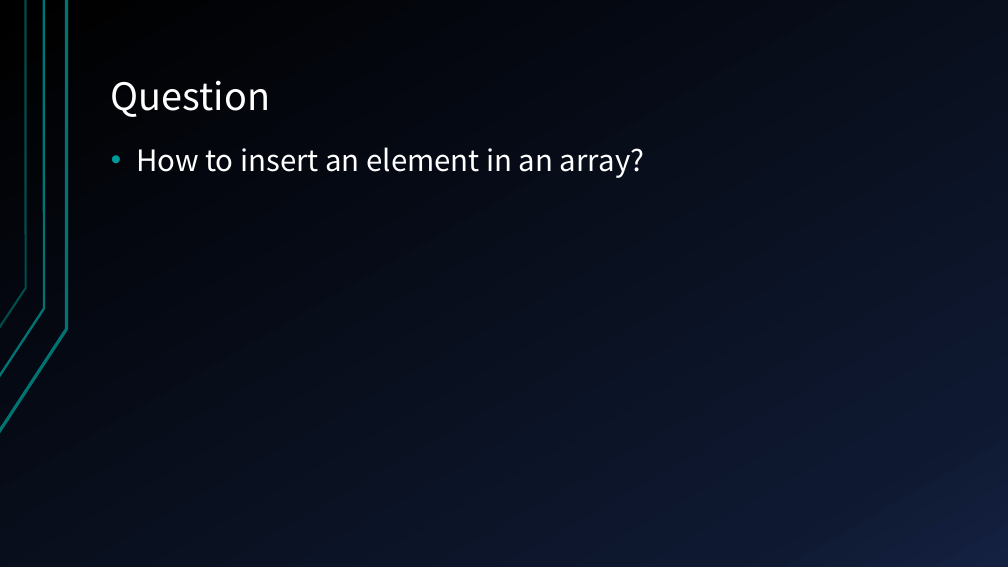
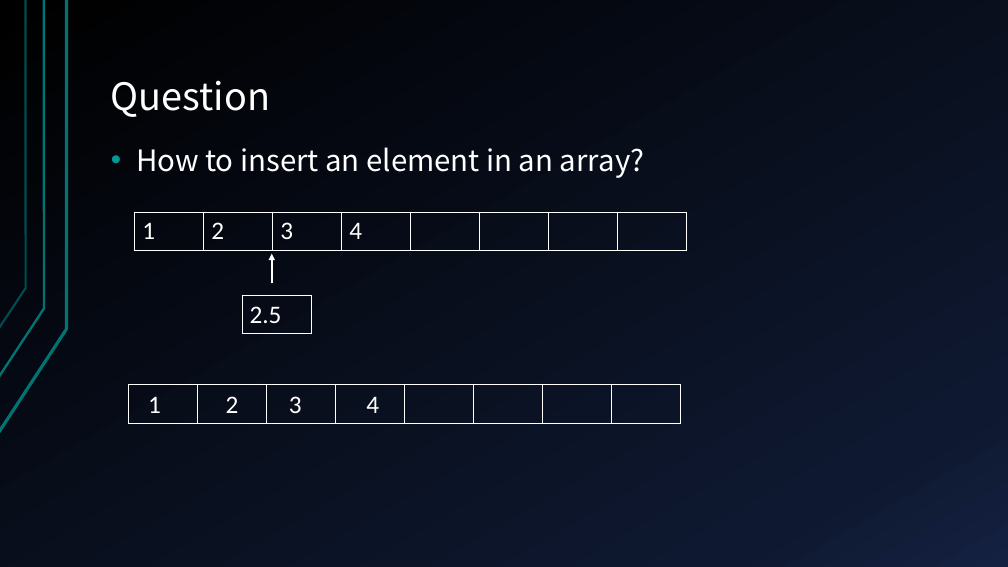
Before and after one commit to Aaron-Cai/C-basis, a slide deck: slide 3 of slide/C Programming Language 2015-1-23.pptx. Drawn at 1008x567 pixels with LibreOffice and Linux fonts; fonts in the diff are those of the drawing. Boxes give left, top, right and bottom in pixels: in the first picture for what was removed or moved away, otherwise in the second. Text is boxed around its words. In the diff, an @@ line names an element or a change of style, - is before the commit and + after.

Commit message:
modify ppt

```diff
--- a/slide/C Programming Language 2015-1-23.pptx
+++ b/slide/C Programming Language 2015-1-23.pptx
@@ table added at (x1=135, y1=212, x2=685, y2=250), 1 rows, 8 columns @@
+1 | 2 | 3 | 4 |  |  |  | 
@@ arrow added from (271, 284) to (271, 254), #FFFFFF 2 pt @@
@@ table added at (x1=242, y1=296, x2=311, y2=333), 1 rows, 1 columns @@
+2.5
@@ table added at (x1=129, y1=385, x2=679, y2=423), 1 rows, 8 columns @@
+ |  |  |  |  |  |  | 
@@ text added at (x1=148, y1=396, x2=161, y2=413), 24 pt, text #FFFFFF @@
+1
@@ text added at (x1=226, y1=396, x2=239, y2=413), 24 pt, text #FFFFFF @@
+2
@@ text added at (x1=289, y1=396, x2=302, y2=413), 24 pt, text #FFFFFF @@
+3
@@ text added at (x1=366, y1=396, x2=379, y2=413), 24 pt, text #FFFFFF @@
+4
```
Also in this commit, not shown: 2 other slides changed, 2 slides added, 1 slide removed, 1 other file.
